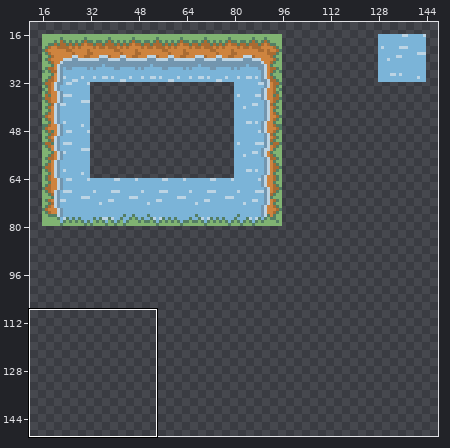
Edited in one commit: sprite sheet (Assets/Artwork/Animated Tiles/Sprites/Tileset2.png). Above: a wide view before the commit, with the close-up outlined.
Close-up. Old version:
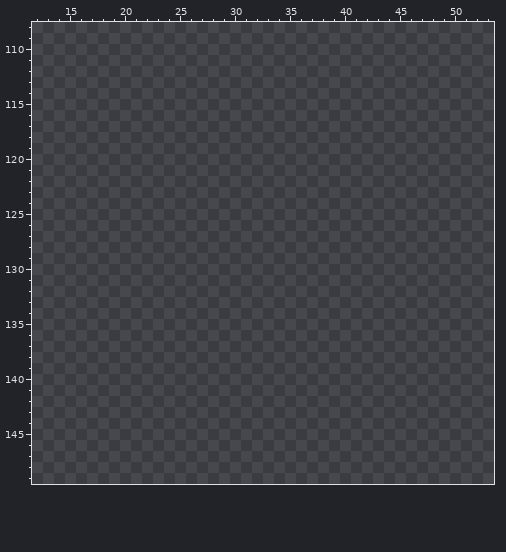
The file is 224x224 pixels. Shown: x 12..53, y 108..149. The wide view leaves out empty margins. The commit also changed other parts of the picture, which this record leaves out.
Once edited:
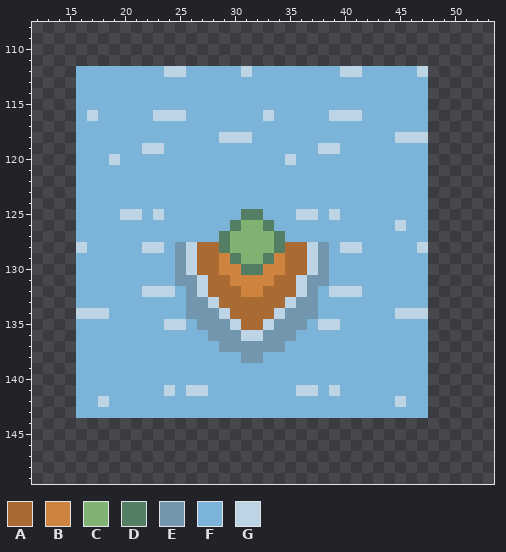
Palette (. is transparent): A #a96b32  B #ce843f  C #80b372  D #547e64  E #7396af  F #7bb4d8  G #bcd4e4
Changes in this commit:
{"y":112,"x":16,"old":"................................","new":"FFFFFFFFGGFFFFFGFFFFFFFFGGFFFFFG"}
{"y":113,"x":16,"old":"................................","new":"FFFFFFFFFFFFFFFFFFFFFFFFFFFFFFFF"}
{"y":114,"x":16,"old":"................................","new":"FFFFFFFFFFFFFFFFFFFFFFFFFFFFFFFF"}
{"y":115,"x":16,"old":"................................","new":"FFFFFFFFFFFFFFFFFFFFFFFFFFFFFFFF"}
{"y":116,"x":16,"old":"................................","new":"FGFFFFFGGGFFFFFFFGFFFFFGGGFFFFFF"}
{"y":117,"x":16,"old":"................................","new":"FFFFFFFFFFFFFFFFFFFFFFFFFFFFFFFF"}
{"y":118,"x":16,"old":"................................","new":"FFFFFFFFFFFFFGGGFFFFFFFFFFFFFGGG"}
{"y":119,"x":16,"old":"................................","new":"FFFFFFGGFFFFFFFFFFFFFFGGFFFFFFFF"}
{"y":120,"x":16,"old":"................................","new":"FFFGFFFFFFFFFFFFFFFGFFFFFFFFFFFF"}
{"y":121,"x":16,"old":"................................","new":"FFFFFFFFFFFFFFFFFFFFFFFFFFFFFFFF"}
{"y":122,"x":16,"old":"................................","new":"FFFFFFFFFFFFFFFFFFFFFFFFFFFFFFFF"}
{"y":123,"x":16,"old":"................................","new":"FFFFFFFFFFFFFFFFFFFFFFFFFFFFFFFF"}
{"y":124,"x":16,"old":"................................","new":"FFFFFFFFFFFFFFFFFFFFFFFFFFFFFFFF"}
{"y":125,"x":16,"old":"................................","new":"FFFFGGFGFFFFFFFDDFFFGGFGFFFFFFFF"}
{"y":126,"x":16,"old":"................................","new":"FFFFFFFFFFFFFFDCCDFFFFFFFFFFFGFF"}
{"y":127,"x":16,"old":"................................","new":"FFFFFFFFFFFFFDCCCCDFFFFFFFFFFFFF"}
{"y":128,"x":16,"old":"................................","new":"GFFFFFGGFEGAADCCCCDAAGEFGGFFFFFG"}
{"y":129,"x":16,"old":"................................","new":"FFFFFFFFFEGAABDCCDBAAGEFFFFFFFFF"}
{"y":130,"x":16,"old":"................................","new":"FFFFFFFFFEGAABBDDBBAAGEFFFFFFFFF"}
{"y":131,"x":16,"old":"................................","new":"FFFFFFFFFEEGAABBBBAAGEEFFFFFFFFF"}
{"y":132,"x":16,"old":"................................","new":"FFFFFFGGGFEGAAABBAAAGEFGGGFFFFFF"}
{"y":133,"x":16,"old":"................................","new":"FFFFFFFFFFEEGAAAAAAGEEFFFFFFFFFF"}
{"y":134,"x":16,"old":"................................","new":"GGGFFFFFFFEEEGAAAAGEEEFFFFFFFGGG"}
{"y":135,"x":16,"old":"................................","new":"FFFFFFFFGGFEEEGAAGEEEFGGFFFFFFFF"}
{"y":136,"x":16,"old":"................................","new":"FFFFFFFFFFFFEEEGGEEEFFFFFFFFFFFF"}
{"y":137,"x":16,"old":"................................","new":"FFFFFFFFFFFFFEEEEEEFFFFFFFFFFFFF"}
{"y":138,"x":16,"old":"................................","new":"FFFFFFFFFFFFFFFEEFFFFFFFFFFFFFFF"}
{"y":139,"x":16,"old":"................................","new":"FFFFFFFFFFFFFFFFFFFFFFFFFFFFFFFF"}
{"y":140,"x":16,"old":"................................","new":"FFFFFFFFFFFFFFFFFFFFFFFFFFFFFFFF"}
{"y":141,"x":16,"old":"................................","new":"FFFFFFFFGFGGFFFFFFFFGGFGFFFFFFFF"}
{"y":142,"x":16,"old":"................................","new":"FFGFFFFFFFFFFFFFFFFFFFFFFFFFFGFF"}
{"y":143,"x":16,"old":"................................","new":"FFFFFFFFFFFFFFFFFFFFFFFFFFFFFFFF"}
{"label":"added","picture_box":[76,66,428,418]}
